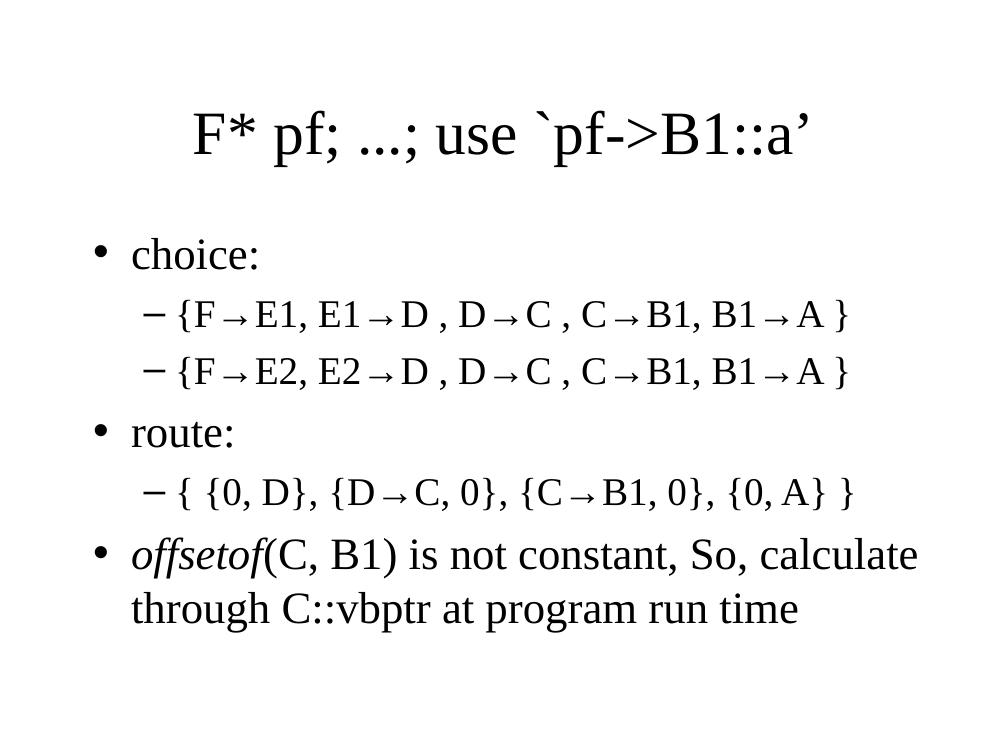
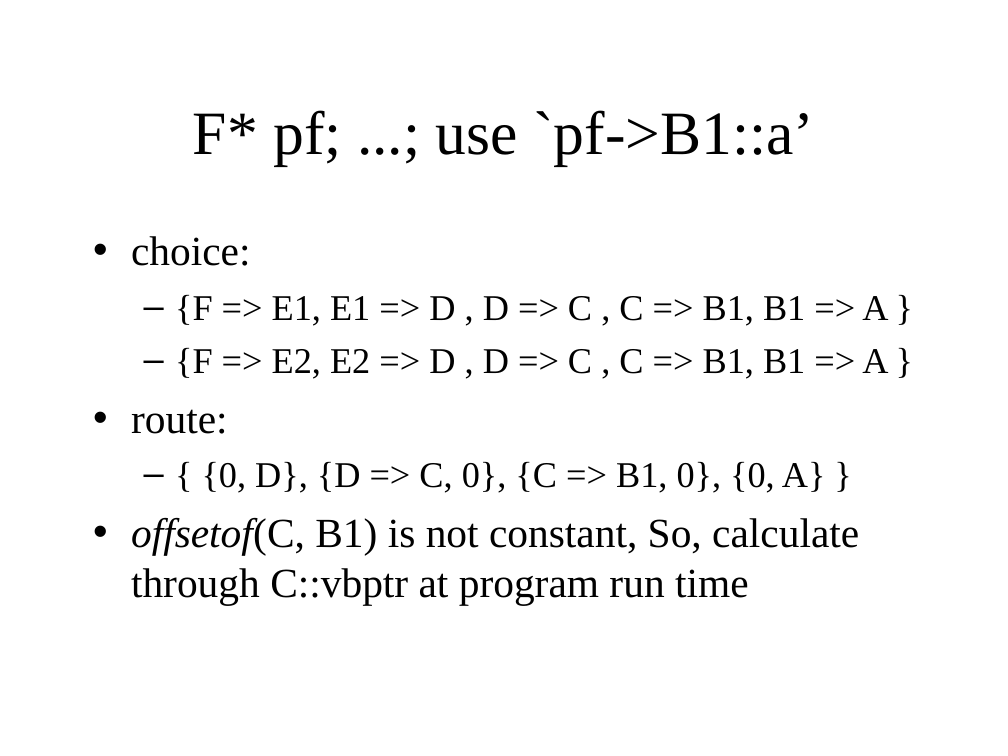
Before and after one commit to KeiHasegawa/cxx_doc, a slide deck: slide 11 of 08_member_lookup_e.ppt. Drawn at 1008x756 pixels with LibreOffice and Linux fonts; fonts in the diff are those of the drawing. Boxes give left, top, right and bottom in pixels: in the first picture for what was removed or moved away, otherwise in the second. Text is boxed around its words. In the diff, an @@ line names an element or a change of style, - is before the commit and + after.

```diff
--- a/08_member_lookup_e.ppt
+++ b/08_member_lookup_e.ppt
@@ text at (131,236,859,605): size 32 to 29.6 pt in "choice:", "route:", "offsetof(C, B1) is not constant, So, calculate ..." @@
@@ text at (175,294,888,379): text changed; size 28 to 25.9 pt @@
-  – {F→E1, E1→D , D→C , C→B1, B1→A }
-  – {F→E2, E2→D , D→C , C→B1, B1→A }
+  – {F => E1, E1 => D , D => C , C => B1, B1 => A }
+  – {F => E2, E2 => D , D => C , C => B1, B1 => A }
@@ text at (202,461,826,493): text changed; size 28 to 25.9 pt @@
-  – { {0, D}, {D→C, 0}, {C→B1, 0}, {0, A} }
+  – { {0, D}, {D => C, 0}, {C => B1, 0}, {0, A} }
```
Also in this commit, not shown: 2 other slides changed, 4 other files.
